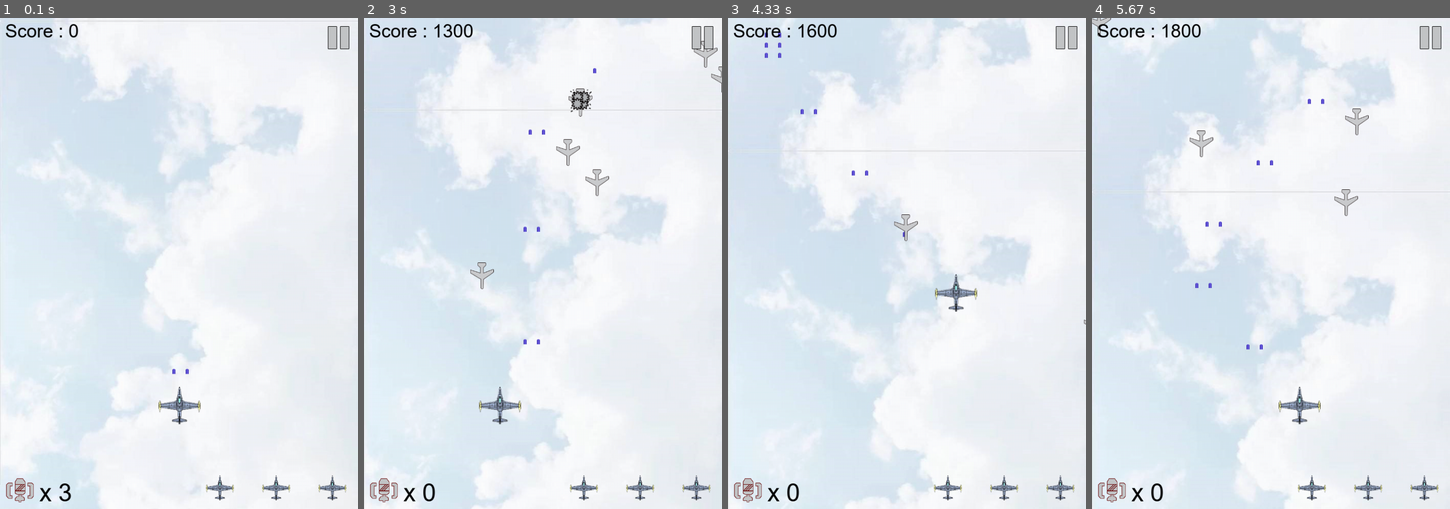
Above: before the commit, frames 1-4 (left to right).
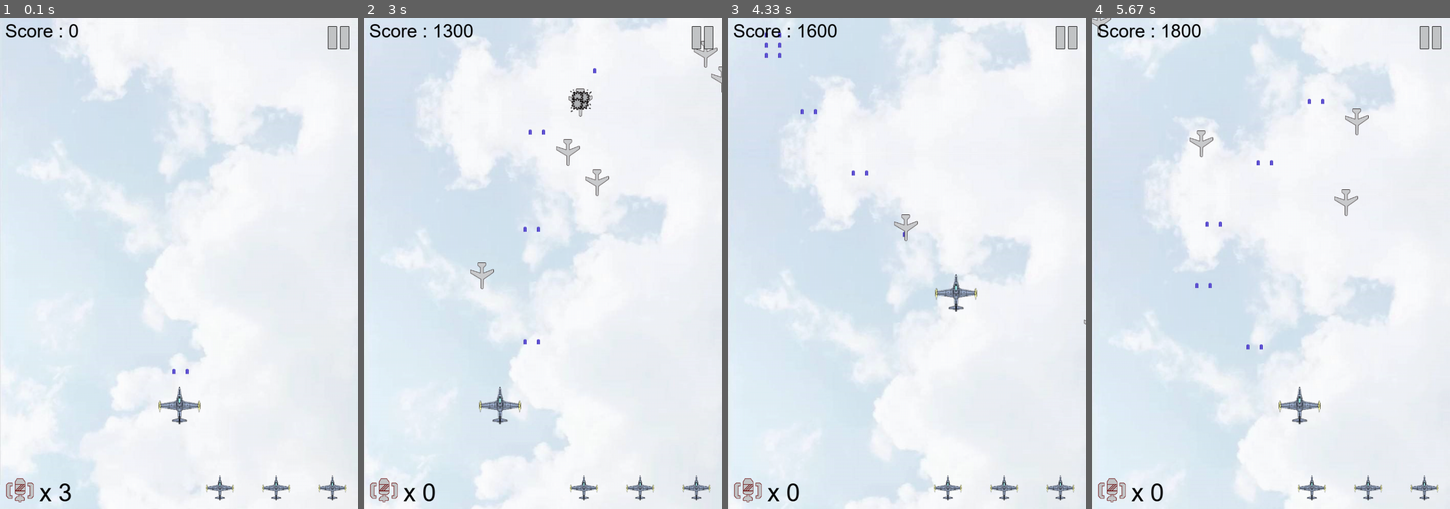
Above: after the commit, the same moments.

Repository: charlie-ccw/Pygame-project
Game: pygame game, started from main.py
The game is run twice, just before and just after one commit, with the same random seed, the same clock (stepped at 60 frames per second) and the same inputs.
Inputs:
- Up to frame 1 (0.1 s): no input
- Up to frame 2 (3 s): tap Space at 0.33, 0.73, 1.03, 1.23, 1.57, 1.87, 2.07, 2.37, 2.63, 2.97 s; hold D 0.67-1.13 s; hold W 1.17-1.47 s; hold D 1.5-1.97 s; hold A 2-2.53 s; hold S 2.57-2.87 s; hold A from 2.9 s (still down)
- Up to frame 3 (4.33 s): tap Space at 3.27, 3.4, 3.8, 4.1 s; release A at 3.3 s; hold W 3.33-3.7 s; hold D from 3.73 s (still down)
- Up to frame 4 (5.67 s): release D at 4.37 s; hold S 4.4-4.77 s; tap Space at 4.47, 4.87, 5.17, 5.37 s; hold A 4.8-5.27 s; hold D from 5.3 s (still down)

The runs differ from the first frame. In frame 1, less than 0.1% of the frame differs, in the area x 21-63%, y 0-1%; in frame 2, less than 0.1%; in frame 3, 0.1%; in frame 4, 0.1%, in the area x 16-82%, y 1-36%.

Commit message:
background
change the size of background picture

Diff:
--- a/background.py
+++ b/background.py
@@ -30,7 +30,7 @@
     def reset(self):
         self.active = True
         self.rect.left = 0
-        self.rect.top = -960
+        self.rect.top = -950
 
 
  # here we difine the background
@@ -38,7 +38,7 @@
     def __init__(self,size):
         pygame.sprite.Sprite.__init__(self)
 
-        self.image = pygame.image.load("images/background1.jpg").convert_alpha()
+        self.image = pygame.image.load("images/background2.jpg").convert_alpha()
         # here we difine the destory picture of the enemy
         self.rect = self.image.get_rect()
         self.width = 700
@@ -47,7 +47,7 @@
         # here we set the condition of the picture
         self.active = True
         self.rect.left = 0
-        self.rect.top = -960
+        self.rect.top = -950
 
 
 
@@ -63,4 +63,4 @@
     def reset(self):
         self.active = True
         self.rect.left = 0
-        self.rect.top = -960
+        self.rect.top = -950
Binary file added: images/background2.jpg
